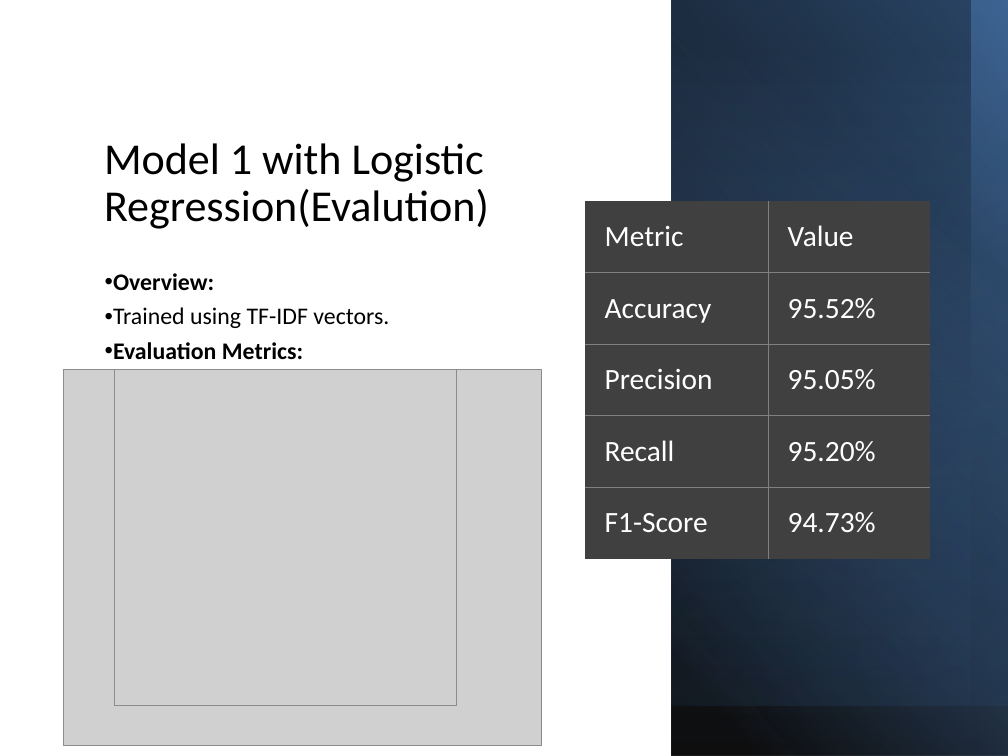
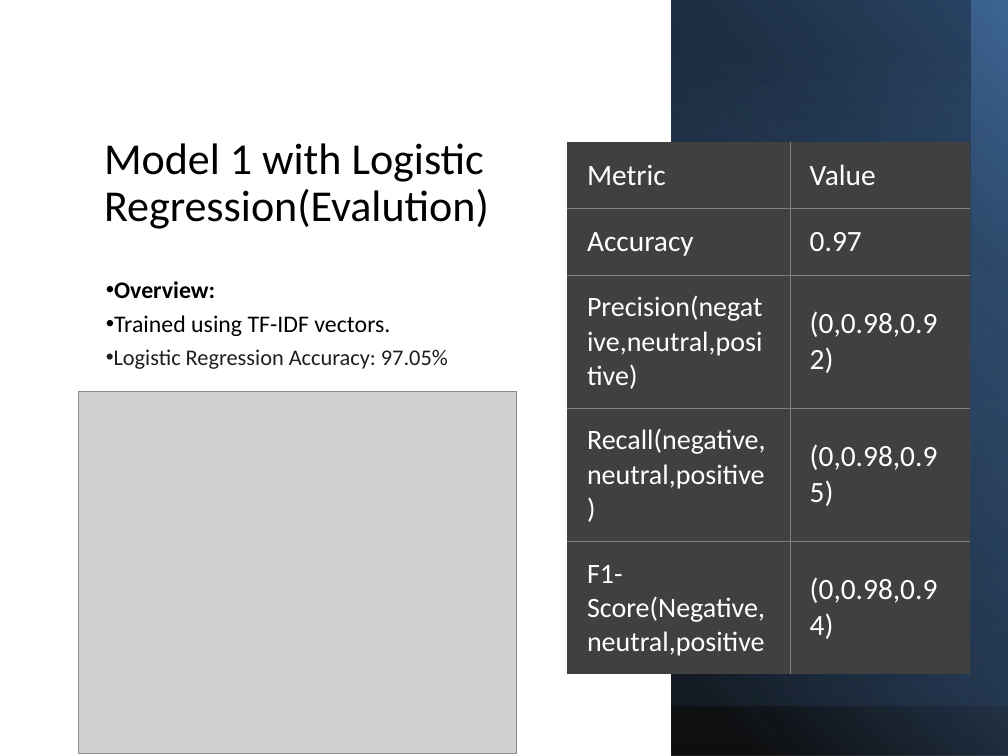
Before and after one commit to mehakhafeez/NLPprojectweek6, a slide deck: slide 7 of NLPProject3.pptx. Drawn at 1008x756 pixels with LibreOffice and Linux fonts; fonts in the diff are those of the drawing; grey boxes stand for pictures. Boxes give left, top, right and bottom in pixels: in the first picture for what was removed or moved away, otherwise in the second. Text is boxed around its words. In the diff, an @@ line names an element or a change of style, - is before the commit and + after.

```diff
--- a/NLPProject3.pptx
+++ b/NLPProject3.pptx
@@ table at (x1=568, y1=142, x2=971, y2=666) @@
-row 2, column 2: 95.52%
+row 2, column 2: 0.97
-row 3, column 1: Precision
+row 3, column 1: Precision(negative,neutral,positive)
-row 3, column 2: 95.05%
+row 3, column 2: (0,0.98,0.92)
-row 4, column 1: Recall
+row 4, column 1: Recall(negative,neutral,positive)
-row 4, column 2: 95.20%
+row 4, column 2: (0,0.98,0.95)
-row 5, column 1: F1-Score
+row 5, column 1: F1-Score(Negative,neutral,positive
-row 5, column 2: 94.73%
+row 5, column 2: (0,0.98,0.94)
@@ table resized from (x1=585, y1=201, x2=929, y2=558) to (x1=568, y1=142, x2=971, y2=666) @@
@@ text "Overview:" moved from (x1=113, y1=273, x2=389, y2=359) to (x1=114, y1=281, x2=448, y2=369) @@
@@ text at (x1=114, y1=349, x2=448, y2=369): text changed; size 17 to 16 pt; text colour #000000 to #1F1F1F; bold off @@
-• Evaluation Metrics:
+• Logistic Regression Accuracy: 97.05%
@@ picture removed at (x1=114, y1=370, x2=456, y2=706) @@
@@ picture resized from (x1=64, y1=370, x2=541, y2=746) to (x1=79, y1=391, x2=517, y2=754) @@
```
Also in this commit, not shown: 3 other slides changed, 1 slide added, 2 slides removed, 3 other files.
